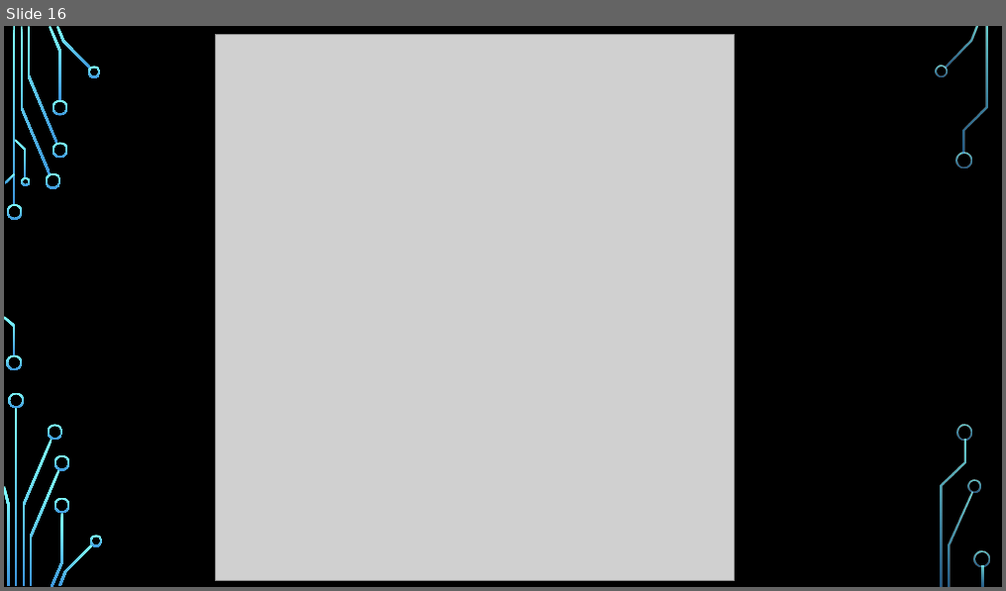
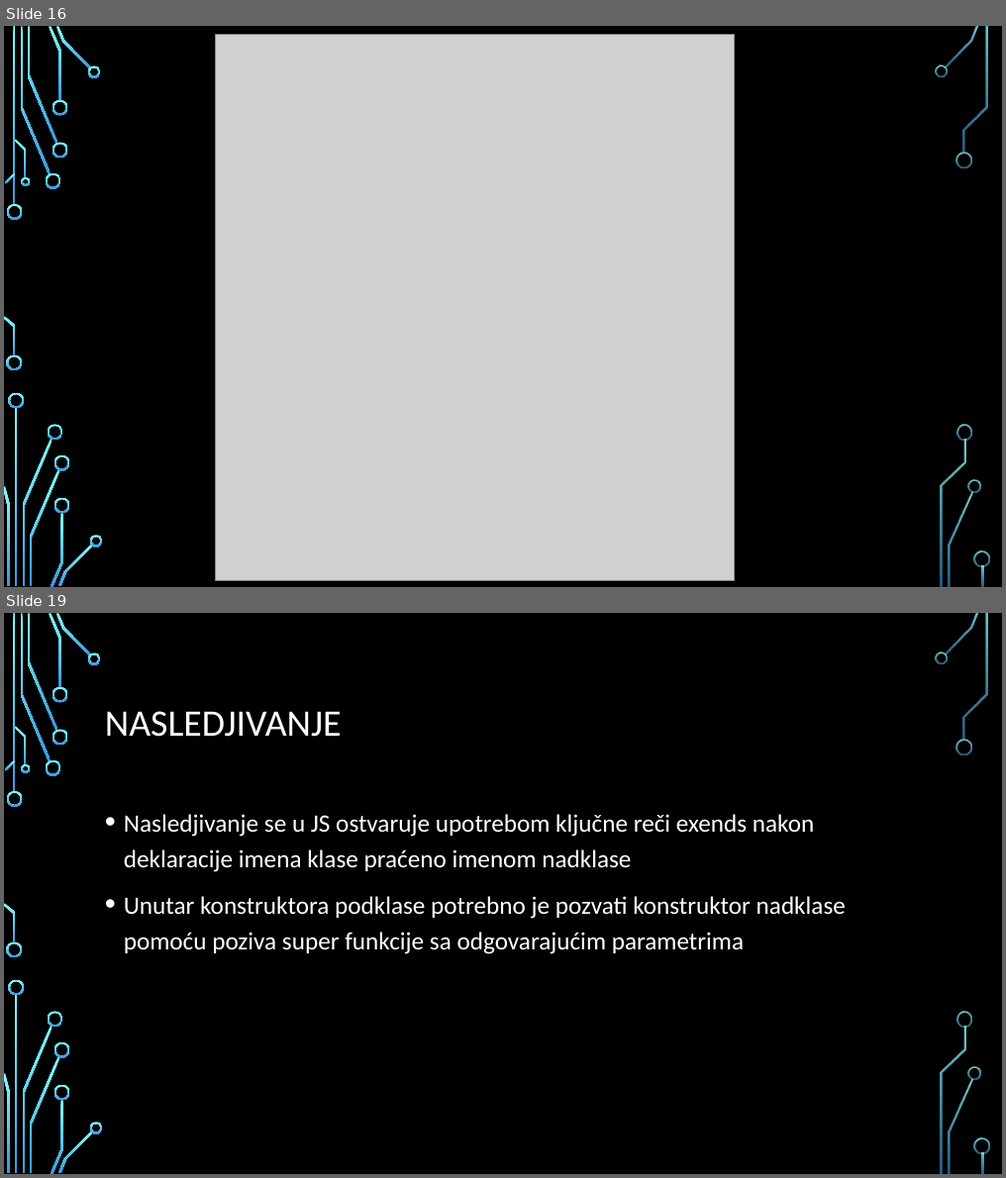
Before and after one commit to MihajloMilojevic/Sekcija, a slide deck: JavaScript/Napredno/prezentacije/18. Objektno orijentisano programiranje u javascriptu.pptx. Shown one above the other, each under a label of ours: slide 16 before the commit, slides 16 and 19 after it; the slides between them are not shown. The pictures are 1006x591 and 1006x1178 pixels, drawn with LibreOffice and Linux fonts; fonts in the diff are those of the drawing; grey boxes stand for pictures; background and template pictures are left out. Boxes give left, top, right and bottom in pixels: in the first picture for what was removed or moved away, otherwise in the second. Text is boxed around its words. In the diff, an @@ line names an element or a change of style, - is before the commit and + after.

```diff
--- a/JavaScript/Napredno/prezentacije/18. Objektno orijentisano programiranje u javascriptu.pptx
+++ b/JavaScript/Napredno/prezentacije/18. Objektno orijentisano programiranje u javascriptu.pptx
@@ slide 19 added at box(4, 613, 1002, 1174), background picture (left out); not listed: 36 template elements that a slide beside it also shows @@
@@ title added at box(105, 711, 342, 737), 36 pt, text #FFFFFF @@
+NASLEDJIVANJE
@@ text added at box(124, 814, 846, 955), 24 pt, text #FFFFFF @@
+• Nasledjivanje se u JS ostvaruje upotrebom ključne reči exends nakon deklaracije imena klase praćeno imenom nadklase
+• Unutar konstruktora podklase potrebno je pozvati konstruktor nadklase pomoću poziva super funkcije sa odgovarajućim parametrima
```
Also in this commit, not shown: 2 slides changed, 3 other slides added, 4 other files.
